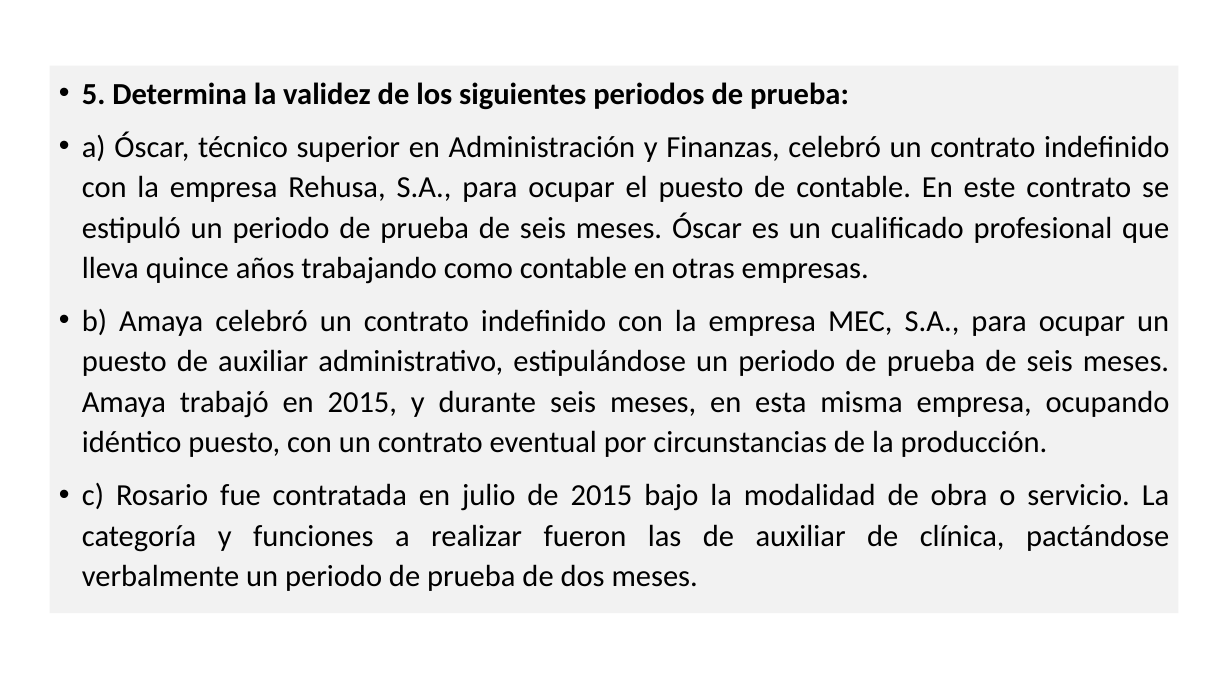
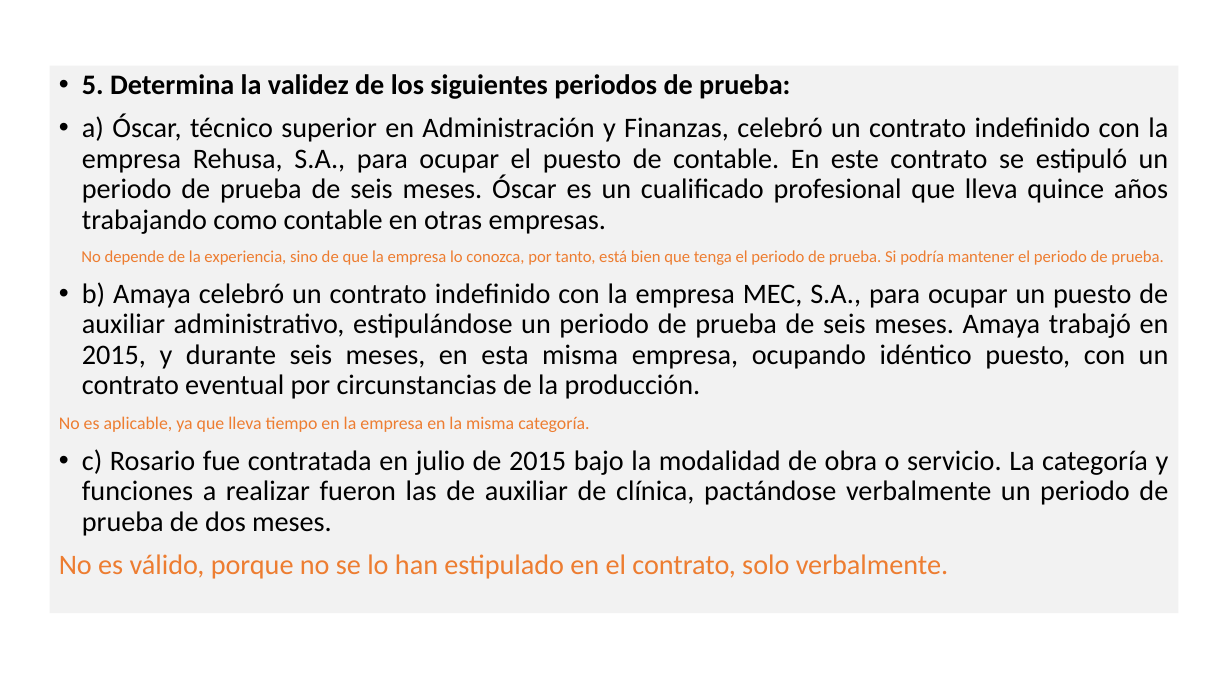
Before and after one commit to DiMaPaGa/daw1, a slide deck: slide 18 of PROGRAMACION/FOL/TEMA 1 FOL ALUMNOS.pptx. Drawn at 1232x693 pixels with LibreOffice and Linux fonts; fonts in the diff are those of the drawing. Boxes give left, top, right and bottom in pixels: in the first picture for what was removed or moved away, otherwise in the second. Text is boxed around its words. In the diff, an @@ line names an element or a change of style, - is before the commit and + after.

```diff
--- a/PROGRAMACION/FOL/TEMA 1 FOL ALUMNOS.pptx
+++ b/PROGRAMACION/FOL/TEMA 1 FOL ALUMNOS.pptx
@@ text at bbox=[82, 74, 1169, 536]: size 23.8 to 22 pt in "5. Determina la validez de los siguientes ...", "a) Óscar, técnico superior en Administración y ...", "b) Amaya celebró un contrato indefinido con ...", "c) Rosario fue contratada en julio de ..."; line spacing 1.1 to 0.9 @@
@@ text at bbox=[81, 250, 1164, 265]: paragraph added @@
+No depende de la experiencia, sino de que la empresa lo conozca, por tanto, está bien que tenga el periodo de prueba. Si podría mantener el periodo de prueba.
@@ text at bbox=[59, 416, 589, 432]: paragraph added @@
+No es aplicable, ya que lleva tiempo en la empresa en la misma categoría.
@@ text at bbox=[59, 554, 948, 579]: paragraph added @@
+No es válido, porque no se lo han estipulado en el contrato, solo verbalmente.
```
Also in this commit, not shown: 1 other slide changed, 9 other files.
